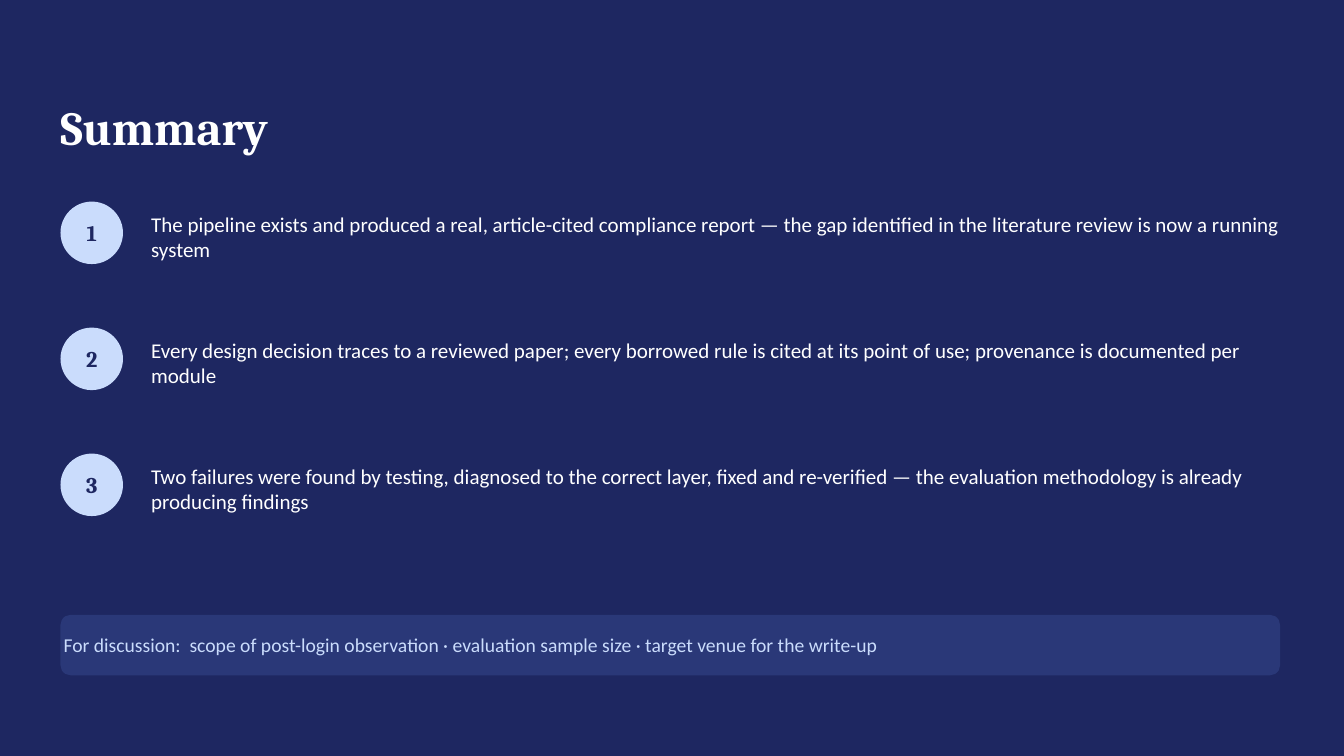
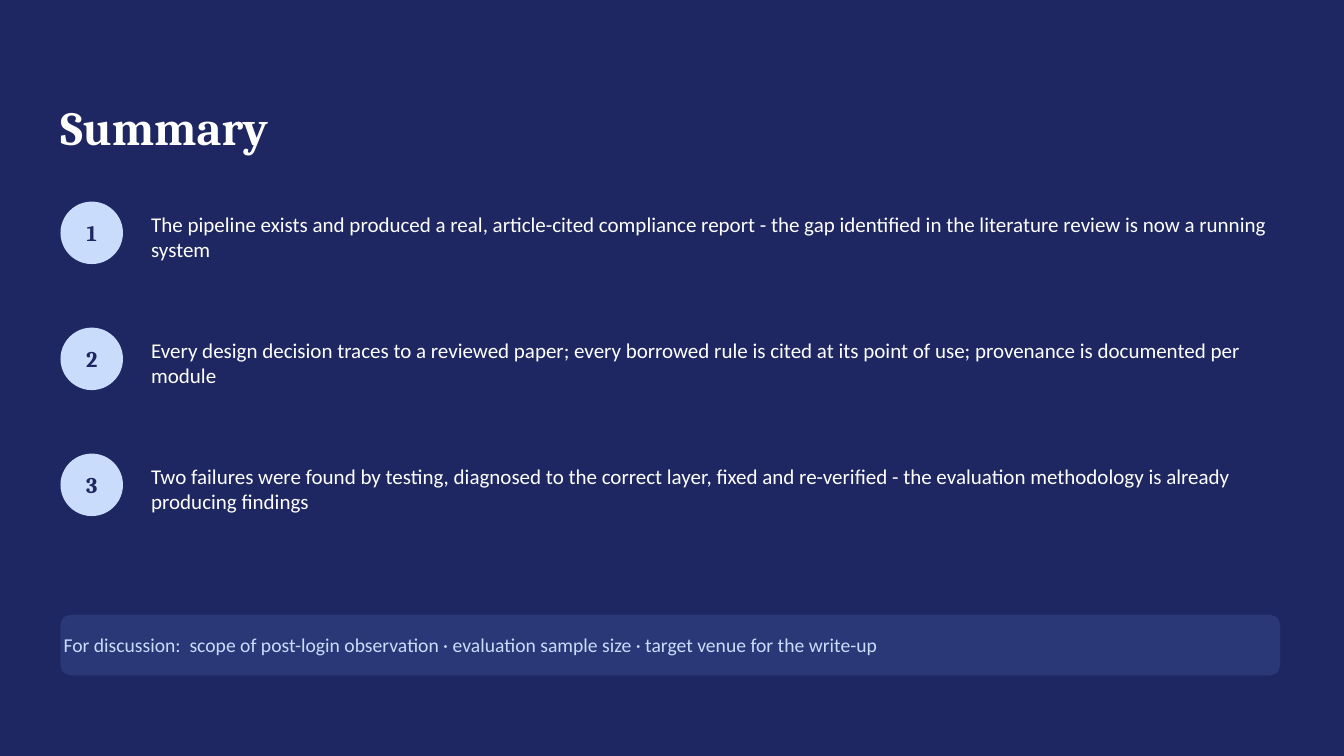
Before and after one commit to DoubleKingsLC/comp_square, a slide deck: slide 14 of Deliverable2_Supervisor_Update.pptx. Drawn at 1344x756 pixels with LibreOffice and Linux fonts; fonts in the diff are those of the drawing. Boxes give left, top, right and bottom in pixels: in the first picture for what was removed or moved away, otherwise in the second. Text is boxed around its words. In the diff, an @@ line names an element or a change of style, - is before the commit and + after.

Commit message:
Phase 5: HTML report builder

```diff
--- a/Deliverable2_Supervisor_Update.pptx
+++ b/Deliverable2_Supervisor_Update.pptx
@@ text at (151,217,1265,261): text changed @@
-The pipeline exists and produced a real, article-cited compliance report — the gap identified in the literature review is now a running system
+The pipeline exists and produced a real, article-cited compliance report - the gap identified in the literature review is now a running system
@@ text at (151,469,1229,513): text changed @@
-Two failures were found by testing, diagnosed to the correct layer, fixed and re-verified — the evaluation methodology is already producing findings
+Two failures were found by testing, diagnosed to the correct layer, fixed and re-verified - the evaluation methodology is already producing findings
```
Also in this commit, not shown: 13 other slides changed, 4 other files.
